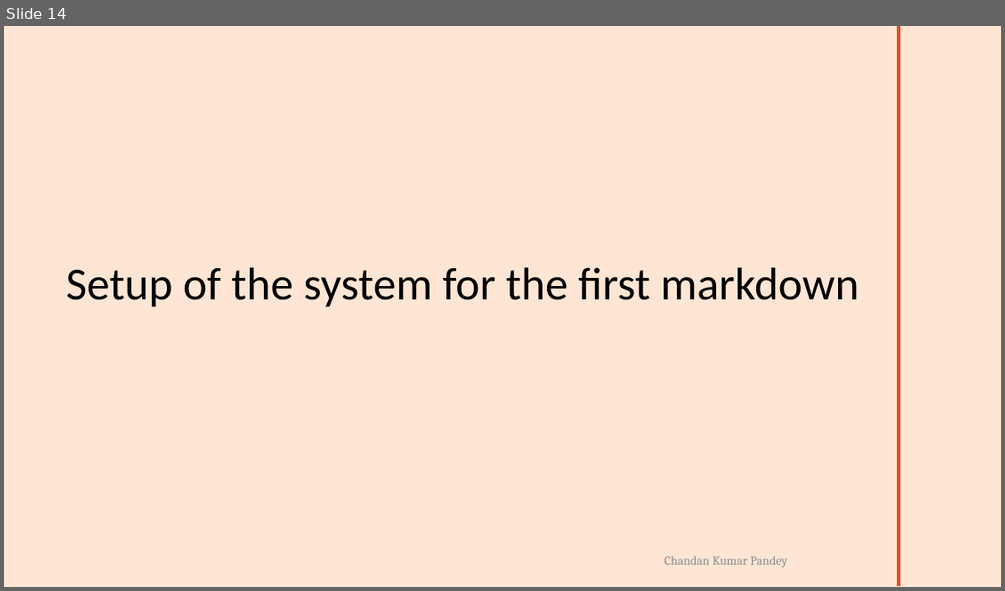
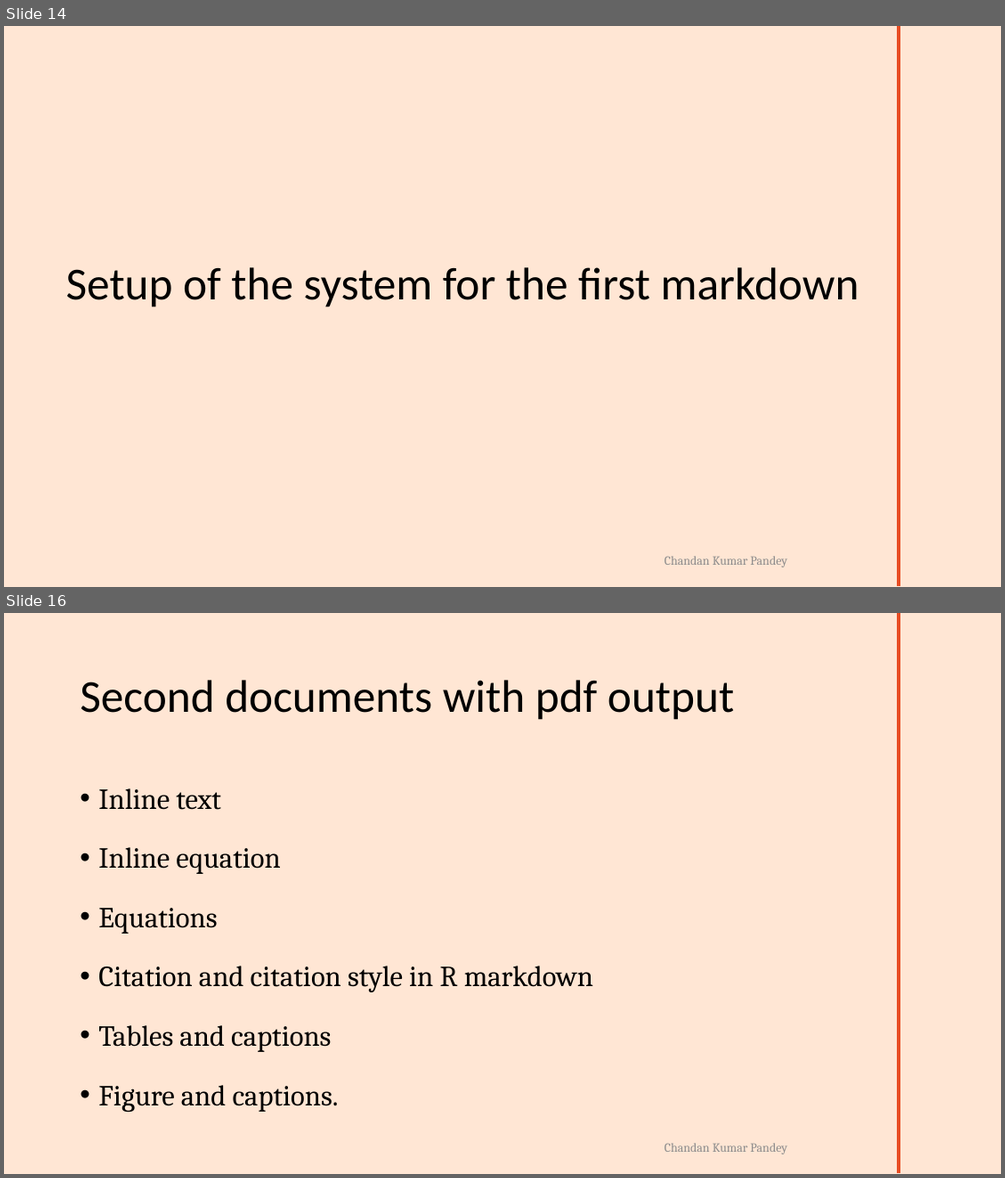
Before and after one commit to ckp1990/Rmark-SCCS-BLR-2023, a slide deck: SCCS-2023-Rmarkdown-workshop.pptx. Shown one above the other, each under a label of ours: slide 14 before the commit, slides 14 and 16 after it; the slides between them are not shown. The pictures are 1005x591 and 1005x1178 pixels, drawn with LibreOffice and Linux fonts; fonts in the diff are those of the drawing; background and template pictures are left out. Boxes give left, top, right and bottom in pixels: in the first picture for what was removed or moved away, otherwise in the second. Text is boxed around its words. In the diff, an @@ line names an element or a change of style, - is before the commit and + after.

```diff
--- a/SCCS-2023-Rmarkdown-workshop.pptx
+++ b/SCCS-2023-Rmarkdown-workshop.pptx
@@ slide 16 added at box(4, 613, 1001, 1174), background #FFE6D4; not listed: 2 template elements that a slide beside it also shows @@
@@ title added at box(80, 680, 734, 720), 44 pt, text #000000 @@
+Second documents with pdf output
@@ text added at box(98, 788, 593, 1111), 28 pt, text #000000 @@
+• Inline text
+• Inline equation
+• Equations
+• Citation and citation style in R markdown
+• Tables and captions
+• Figure and captions.
```
Also in this commit, not shown: 1 slide changed, 1 other slide added.
